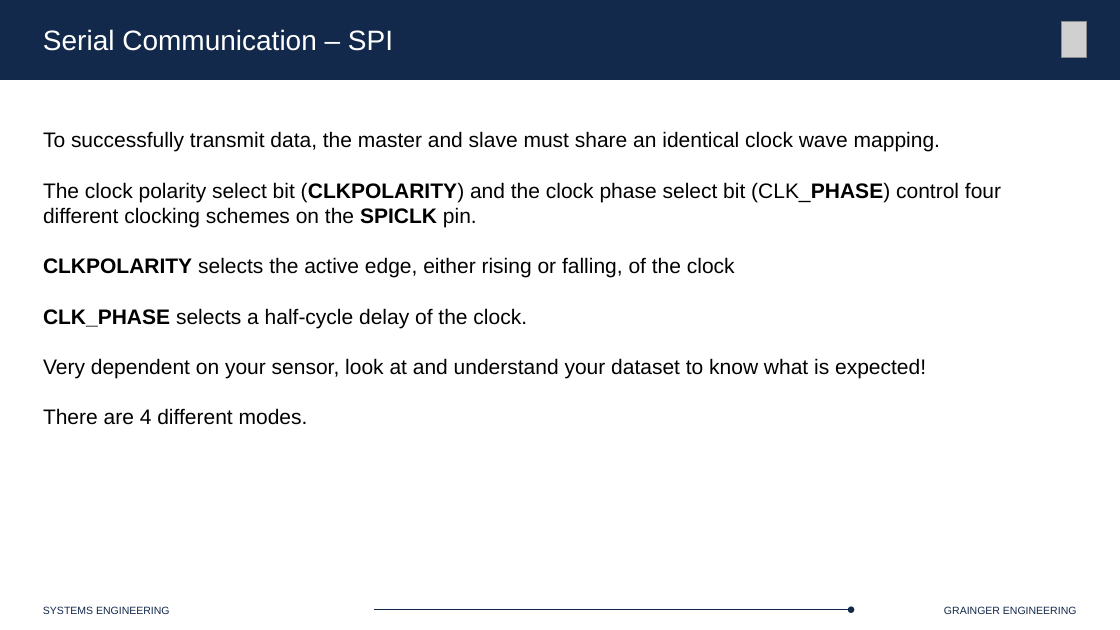
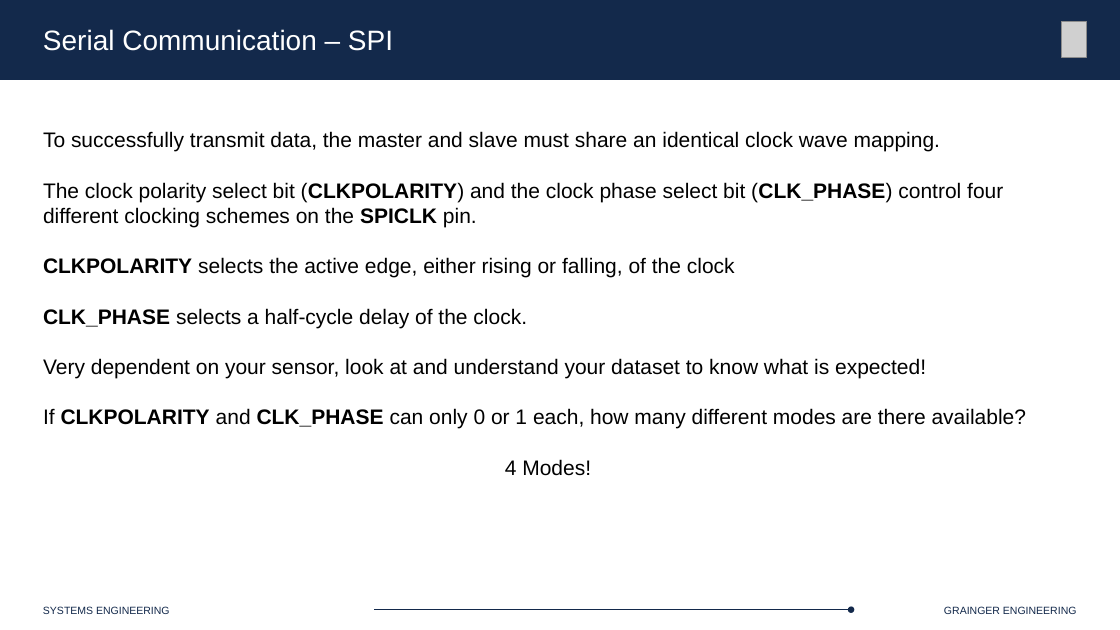
Before and after one commit to Marius-Juston/SE-423---Class-Material, a slide deck: slide 37 of Lectures/Slides/L10.pptx. Drawn at 1120x630 pixels with LibreOffice and Linux fonts; fonts in the diff are those of the drawing; grey boxes stand for pictures. Boxes give left, top, right and bottom in pixels: in the first picture for what was removed or moved away, otherwise in the second. Text is boxed around its words. In the diff, an @@ line names an element or a change of style, - is before the commit and + after.

Commit message:
fixed spelling mistakes

```diff
--- a/Lectures/Slides/L10.pptx
+++ b/Lectures/Slides/L10.pptx
@@ text at <box>43,182,1003,227</box>: bold on in "(CLK_PHASE)" @@
@@ text at <box>43,408,1027,476</box>: text changed @@
-There are 4 different modes.
+If CLKPOLARITY and CLK_PHASE can only 0 or 1 each, how many different modes are there available?
+4 Modes!
```
Also in this commit, not shown: 3 other slides changed.
